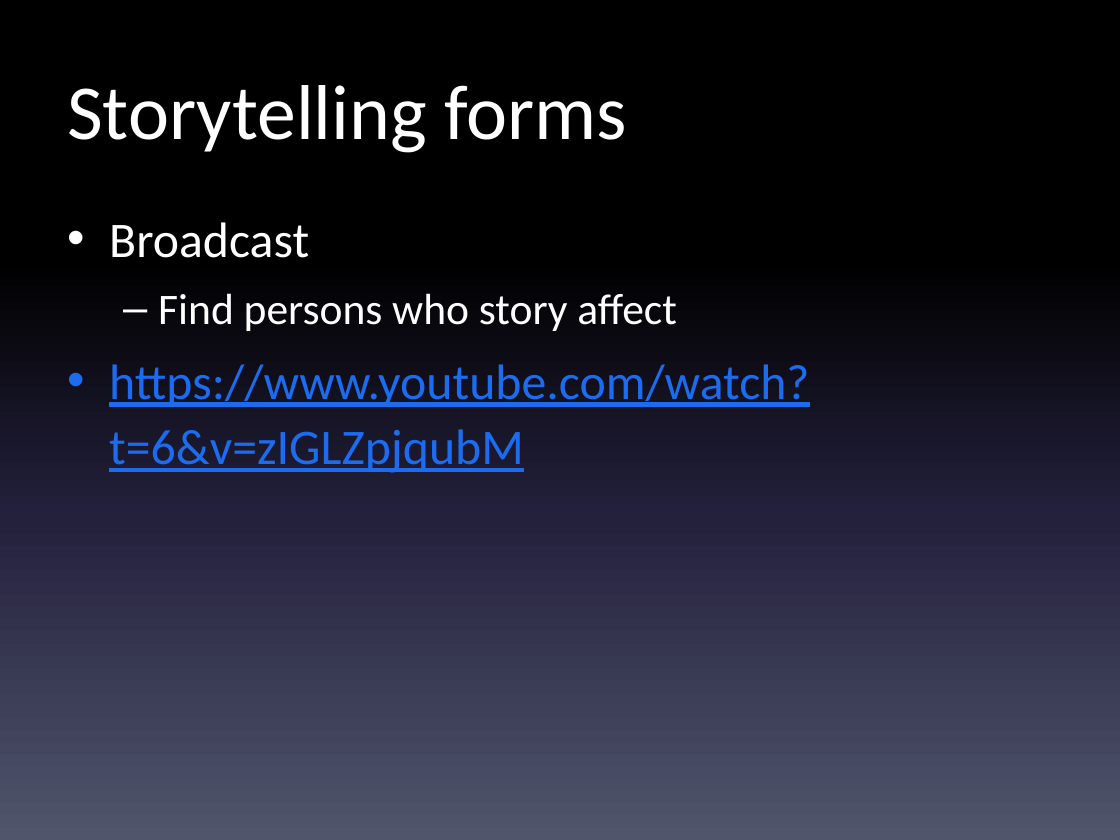
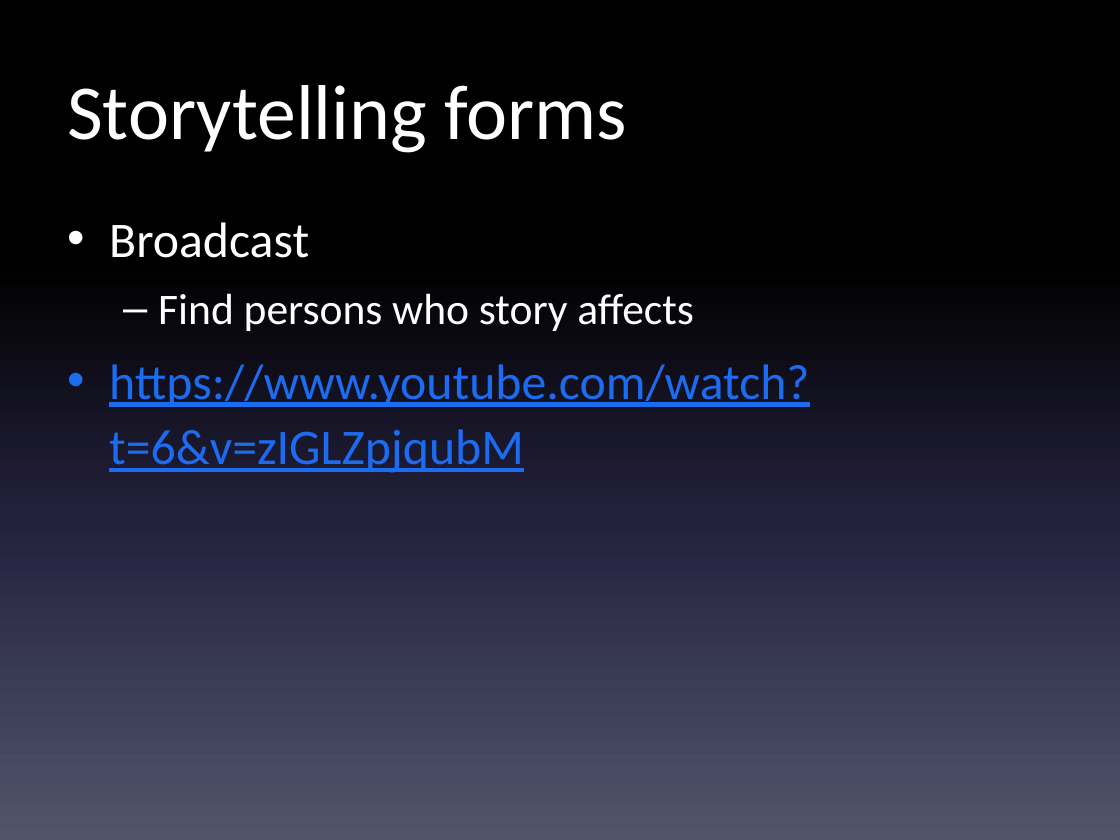
Before and after one commit to randyleonard99/digitalframeworks-spring2020, a slide deck: slide 12 of class9/digitalframeworks-9.pptx. Drawn at 1120x840 pixels with LibreOffice and Linux fonts; fonts in the diff are those of the drawing. Boxes give left, top, right and bottom in pixels: in the first picture for what was removed or moved away, otherwise in the second. Text is boxed around its words. In the diff, an @@ line names an element or a change of style, - is before the commit and + after.

```diff
--- a/class9/digitalframeworks-9.pptx
+++ b/class9/digitalframeworks-9.pptx
@@ text at box(158, 293, 693, 331): text changed @@
-  – Find persons who story affect
+  – Find persons who story affects
```
Also in this commit, not shown: 2 other slides changed, 2 other files.
